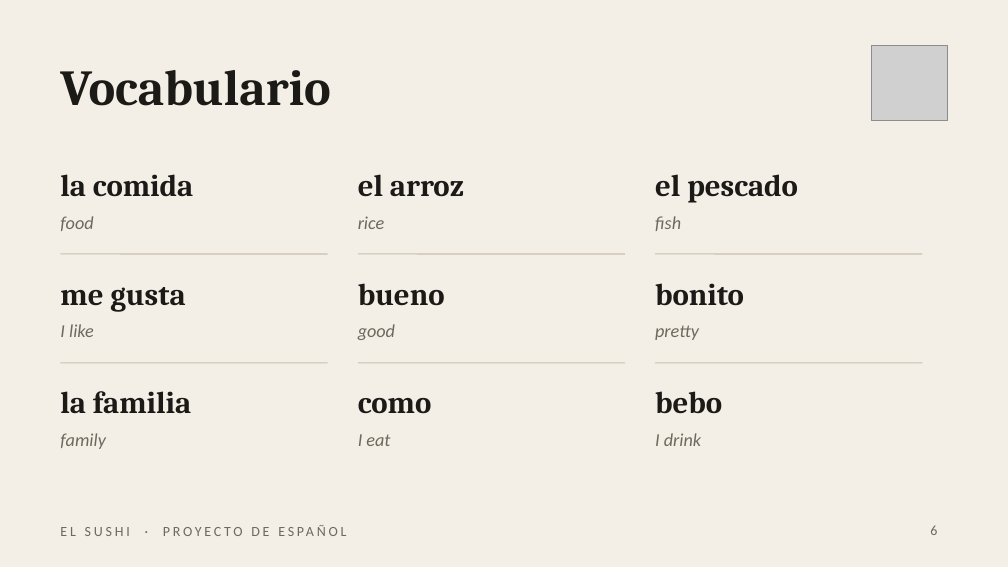
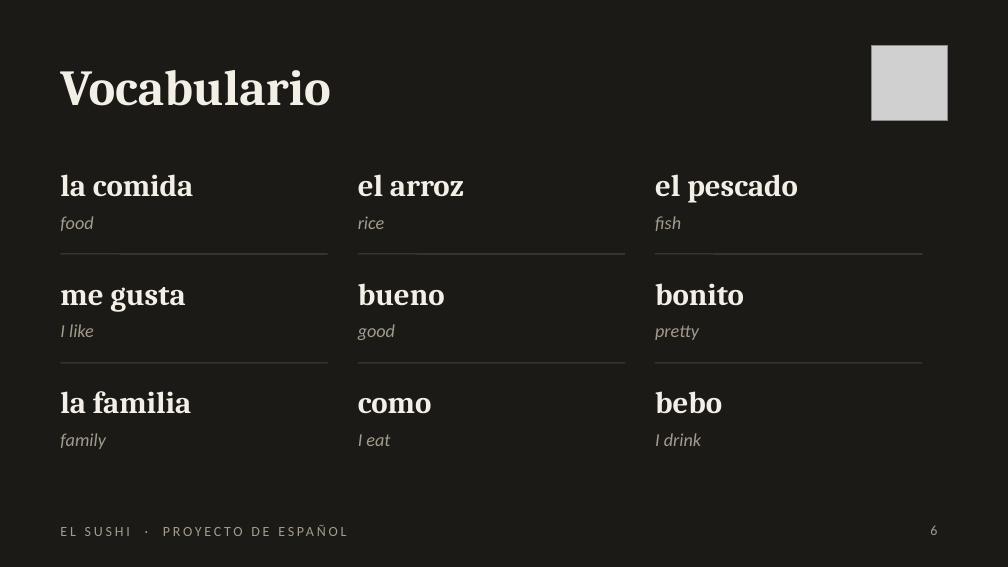
Before and after one commit to AlexTheRobota/Study-with-Alex-and-tati, a slide deck: slide 6 of El_Sushi_Proyecto_de_Espanol.pptx. Drawn at 1008x567 pixels with LibreOffice and Linux fonts; fonts in the diff are those of the drawing; grey boxes stand for pictures. Boxes give left, top, right and bottom in pixels: in the first picture for what was removed or moved away, otherwise in the second. Text is boxed around its words. In the diff, an @@ line names an element or a change of style, - is before the commit and + after.

```diff
--- a/El_Sushi_Proyecto_de_Espanol.pptx
+++ b/El_Sushi_Proyecto_de_Espanol.pptx
@@ background #F3EEE6 to #1B1A17 @@
@@ line (60, 254) - (328, 254): stroke #C9BFAE 0.75 pt to #45423C 0.75 pt @@
@@ line (358, 254) - (625, 254): stroke #C9BFAE 0.75 pt to #45423C 0.75 pt @@
@@ line (655, 254) - (922, 254): stroke #C9BFAE 0.75 pt to #45423C 0.75 pt @@
@@ line (60, 363) - (328, 363): stroke #C9BFAE 0.75 pt to #45423C 0.75 pt @@
@@ line (358, 363) - (625, 363): stroke #C9BFAE 0.75 pt to #45423C 0.75 pt @@
@@ text colour #1B1A17 to #F3EEE6 in 10 elements at (x1=60, y1=70, x2=330, y2=106), (x1=60, y1=174, x2=193, y2=197), (x1=358, y1=174, x2=464, y2=197), (x1=655, y1=174, x2=798, y2=203), (x1=60, y1=287, x2=185, y2=312), (x1=358, y1=283, x2=445, y2=306), (x1=655, y1=283, x2=744, y2=306), (x1=60, y1=391, x2=191, y2=413), (x1=358, y1=398, x2=432, y2=414), (x1=655, y1=391, x2=722, y2=414) @@
@@ line (655, 363) - (922, 363): stroke #C9BFAE 0.75 pt to #45423C 0.75 pt @@
@@ text colour #6E685D to #A39B8C in 11 elements at (x1=60, y1=216, x2=93, y2=231), (x1=358, y1=216, x2=384, y2=229), (x1=655, y1=216, x2=681, y2=231), (x1=60, y1=324, x2=94, y2=337), (x1=358, y1=324, x2=395, y2=340), (x1=655, y1=325, x2=699, y2=340), (x1=60, y1=433, x2=105, y2=449), (x1=358, y1=434, x2=390, y2=446), (x1=655, y1=433, x2=701, y2=446), (x1=930, y1=525, x2=937, y2=535), (x1=60, y1=527, x2=130, y2=536) @@
```
Also in this commit, not shown: 6 other slides changed.
